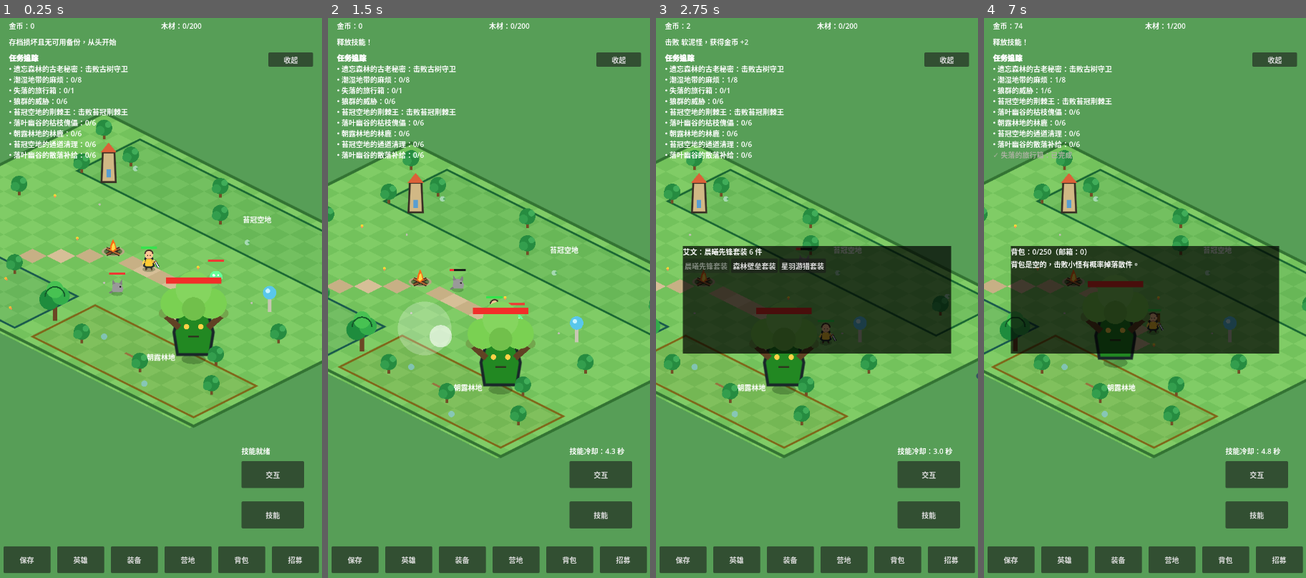
Above: before the commit, frames 1-4 (left to right).
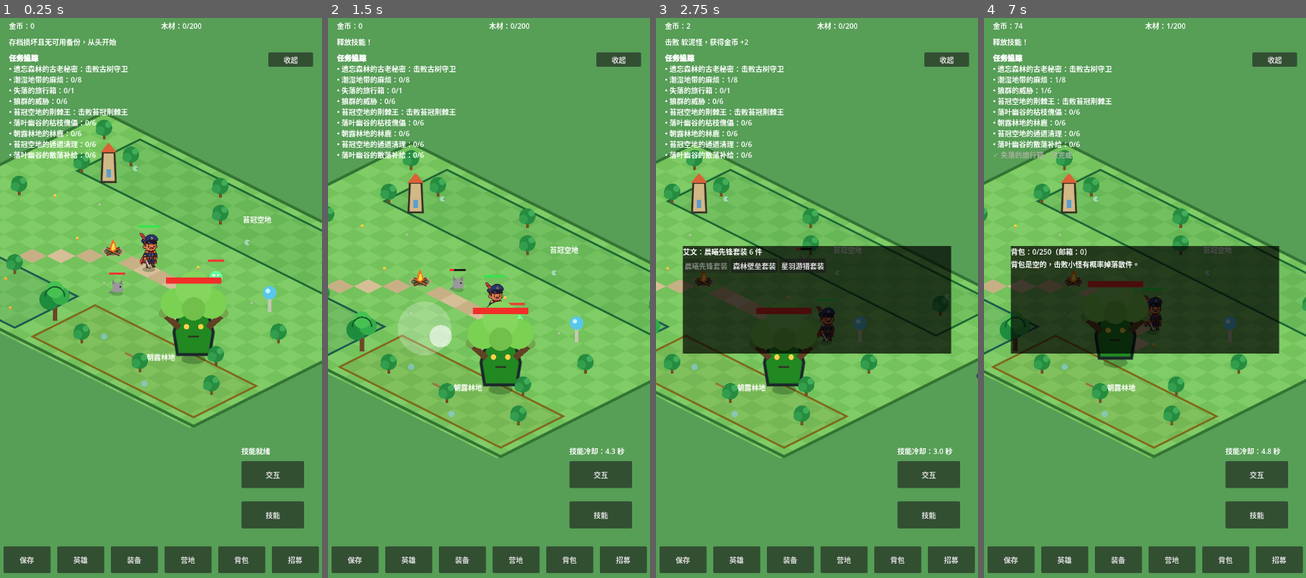
Above: after the commit, the same moments.

Repository: oneyi53/game
Game: Godot game, scene res://scenes/main.tscn
The game is run twice, just before and just after one commit, with the same random seed, the same clock (stepped at 60 frames per second) and the same inputs.
Inputs (mouse positions are in pixels of both pictures, inside the frame that each line leads up to):
- Up to frame 1 (0.25 s): no input
- Up to frame 2 (1.5 s): tap Enter at 0.5 s; move the mouse to (559, 270) at 0.52 s; hold Right (ui_right) 0.53-1.25 s; tap E at 0.6 s; click (559, 270) at 0.67 s; tap Space at 0.77 s; drag from (424, 326) to (598, 410) at 1.27 s
- Up to frame 3 (2.75 s): move the mouse to (849, 174) at 2.02 s; hold Right (ui_right) from 2.03 s (still down); tap Q at 2.1 s
- Up to frame 4 (7 s): release Right (ui_right) at 2.75 s; drag from (1128, 415) to (1048, 214) at 2.77 s; move the mouse to (1241, 387) at 3.52 s; hold Left (ui_left) 3.53-4.25 s; tap B at 3.6 s; tap Space at 3.77, 6.77 s; drag from (1048, 214) to (1222, 410) at 4.27 s; move the mouse to (1161, 298) at 5.02 s; hold Down (ui_down) 5.03-5.75 s; tap E at 5.1 s; click (1161, 298) at 5.17 s; drag from (1096, 158) to (1080, 326) at 5.77 s; move the mouse to (1215, 270) at 6.52 s; hold Up (ui_up) from 6.53 s (still down); tap Q at 6.6 s

The runs differ from the first frame. In frame 1, 0.3% of the frame differs, in the area x 42-50%, y 37-46%; in frame 2, 0.2%; in frame 3, 0.2%; in frame 4, 0.2%.

Commit message:
Integrate Muse hero sprites with foot-anchor rendering

Diff:
--- a/scripts/character/hero.gd
+++ b/scripts/character/hero.gd
@@ -2,6 +2,14 @@
 extends CharacterBody2D
 
 const WorldProjectionScript = preload("res://scripts/core/world_projection.gd")
+const HERO_TEXTURES := {
+    "captain": preload("res://assets/art-v1/sprites/heroes/captain.png"),
+    "archer": preload("res://assets/art-v1/sprites/heroes/archer.png"),
+    "guardian": preload("res://assets/art-v1/sprites/heroes/guardian.png"),
+    "mage": preload("res://assets/art-v1/sprites/heroes/mage.png"),
+    "healer": preload("res://assets/art-v1/sprites/heroes/healer.png"),
+    "assassin": preload("res://assets/art-v1/sprites/heroes/assassin.png")
+}
 
 # One party member. The captain moves with the joystick or keyboard.
 # Followers move toward a fixed offset from the captain and speed up
@@ -248,83 +256,15 @@
     if dead:
         return
     var projection_offset: Vector2 = WorldProjectionScript.world_to_screen(global_position) - global_position
-    # Flattened shadow stays on the projected ground; the character is
-    # drawn upright above the foot anchor to create visible 2.5D height.
+    # Keep the ground shadow projected while the sprite remains upright.
     draw_set_transform(projection_offset, 0.0, Vector2(1.0, 0.42))
     draw_circle(Vector2.ZERO, 14.0, Color(0.05, 0.18, 0.05, 0.28))
     draw_set_transform(projection_offset)
-    # Boots and legs.
-    draw_line(Vector2(-5.0, -5.0), Vector2(-6.0, 0.0), Color(0.22, 0.2, 0.16), 4.0)
-    draw_line(Vector2(5.0, -5.0), Vector2(6.0, 0.0), Color(0.22, 0.2, 0.16), 4.0)
-    draw_line(Vector2(-6.0, 0.0), Vector2(-8.0, 1.0), Color(0.38, 0.25, 0.16), 3.0)
-    draw_line(Vector2(6.0, 0.0), Vector2(8.0, 1.0), Color(0.38, 0.25, 0.16), 3.0)
-    # Role silhouettes: keep the same foot anchor and readable head,
-    # but vary the torso outline and equipment without touching stats.
-    var body_points := PackedVector2Array()
-    match hero_id:
-        "guardian":
-            body_points = PackedVector2Array([Vector2(-12.0, -25.0), Vector2(12.0, -25.0), Vector2(14.0, -8.0), Vector2(8.0, -5.0), Vector2(-8.0, -5.0), Vector2(-14.0, -8.0)])
-        "healer", "mage":
-            body_points = PackedVector2Array([Vector2(-7.0, -27.0), Vector2(7.0, -27.0), Vector2(13.0, -5.0), Vector2(-13.0, -5.0)])
-        "assassin":
-            body_points = PackedVector2Array([Vector2(-6.0, -25.0), Vector2(7.0, -29.0), Vector2(10.0, -8.0), Vector2(3.0, -5.0), Vector2(-9.0, -8.0)])
-        _:
-            body_points = PackedVector2Array([Vector2(-8.0, -25.0), Vector2(8.0, -25.0), Vector2(11.0, -8.0), Vector2(6.0, -5.0), Vector2(-6.0, -5.0), Vector2(-11.0, -8.0)])
-    draw_colored_polygon(body_points, hero_color)
-    var body_outline := PackedVector2Array(body_points)
-    body_outline.append(body_points[0])
-    draw_polyline(body_outline, Color(0.12, 0.16, 0.18), 2.4, true)
-    draw_line(Vector2(-9.0, -21.0), Vector2(-14.0, -12.0), hero_color.lightened(0.15), 4.0)
-    draw_line(Vector2(9.0, -21.0), Vector2(14.0, -12.0), hero_color.lightened(0.15), 4.0)
-    # Head, hair cap and simple readable face.
-    draw_circle(Vector2(0.0, -32.0), 9.0, Color(1.0, 0.78, 0.58))
-    draw_arc(Vector2(0.0, -34.0), 9.0, PI, TAU, 16, Color(0.28, 0.2, 0.16), 3.0)
-    draw_circle(Vector2(-3.0, -31.0), 1.0, Color(0.15, 0.15, 0.15))
-    draw_circle(Vector2(3.0, -31.0), 1.0, Color(0.15, 0.15, 0.15))
-    draw_line(Vector2(-3.0, -25.0), Vector2(3.0, -25.0), Color(0.72, 0.32, 0.28), 1.0)
-    # Small role-specific silhouettes; all marks are visual only.
-    match hero_id:
-        "captain":
-            draw_rect(Rect2(-9.0, -17.0, 18.0, 3.0), Color(1.0, 0.78, 0.2))
-            # Clearly readable short sword and crossguard.
-            draw_line(Vector2(13.0, -20.0), Vector2(22.0, -4.0), Color(0.12, 0.16, 0.18), 5.0)
-            draw_line(Vector2(13.0, -20.0), Vector2(22.0, -4.0), Color(0.92, 0.97, 1.0), 2.5)
-            draw_line(Vector2(10.0, -15.0), Vector2(17.0, -19.0), Color(0.68, 0.43, 0.2), 2.5)
-        "archer":
-            draw_arc(Vector2(16.0, -17.0), 10.0, -1.2, 1.2, 16, Color(0.12, 0.16, 0.18), 4.0)
-            draw_arc(Vector2(16.0, -17.0), 10.0, -1.2, 1.2, 16, Color(0.72, 0.46, 0.2), 2.0)
-            draw_line(Vector2(16.0, -27.0), Vector2(16.0, -7.0), Color(0.95, 0.9, 0.7), 1.2)
-        "guardian":
-            # Broad shield with dark outline and bright center boss.
-            var shield := PackedVector2Array([Vector2(10.0, -27.0), Vector2(22.0, -23.0), Vector2(21.0, -10.0), Vector2(15.0, -5.0), Vector2(9.0, -10.0)])
-            draw_colored_polygon(shield, Color(0.28, 0.62, 0.9))
-            shield.append(shield[0])
-            draw_polyline(shield, Color(0.1, 0.15, 0.2), 2.5, true)
-            draw_circle(Vector2(15.0, -17.0), 3.0, Color(1.0, 0.82, 0.2))
-        "mage":
-            draw_line(Vector2(-15.0, -29.0), Vector2(-15.0, -2.0), Color(0.12, 0.16, 0.18), 5.0)
-            draw_line(Vector2(-15.0, -29.0), Vector2(-15.0, -2.0), Color(0.55, 0.36, 0.2), 2.5)
-            draw_circle(Vector2(-15.0, -31.0), 5.0, Color(0.65, 0.9, 1.0))
-            draw_circle(Vector2(-15.0, -31.0), 2.0, Color.WHITE)
-            draw_colored_polygon(
-                PackedVector2Array([Vector2(-9.0, -39.0), Vector2(0.0, -48.0), Vector2(9.0, -39.0)]),
-                Color(0.42, 0.3, 0.68)
-            )
-        "healer":
-            # Light robe and a tall healing staff.
-            draw_colored_polygon(PackedVector2Array([Vector2(-9.0, -24.0), Vector2(9.0, -24.0), Vector2(13.0, -5.0), Vector2(-13.0, -5.0)]), Color(0.78, 0.94, 0.88))
-            draw_polyline(PackedVector2Array([Vector2(-9.0, -24.0), Vector2(9.0, -24.0), Vector2(13.0, -5.0), Vector2(-13.0, -5.0), Vector2(-9.0, -24.0)]), Color(0.12, 0.16, 0.18), 2.0, true)
-            draw_line(Vector2(-16.0, -34.0), Vector2(-16.0, -2.0), Color(0.12, 0.16, 0.18), 5.0)
-            draw_line(Vector2(-16.0, -34.0), Vector2(-16.0, -2.0), Color(0.66, 0.48, 0.25), 2.5)
-            draw_circle(Vector2(-16.0, -36.0), 5.0, Color(0.55, 0.98, 0.88))
-            draw_circle(Vector2(-16.0, -36.0), 2.0, Color.WHITE)
-        "assassin":
-            draw_colored_polygon(
-                PackedVector2Array([Vector2(-8.0, -25.0), Vector2(0.0, -29.0), Vector2(8.0, -25.0), Vector2(0.0, -21.0)]),
-                Color(0.25, 0.22, 0.32)
-            )
-            draw_line(Vector2(12.0, -14.0), Vector2(21.0, -20.0), Color(1.0, 0.48, 0.3), 2.5)
-    # HP bar remains attached above the character, not to the ground.
-    draw_rect(Rect2(-18.0, -51.0, 36.0, 5.0), Color(0.08, 0.08, 0.08, 0.9))
-    var fill: float = 36.0 * float(hp) / float(max_hp) if max_hp > 0 else 0.0
-    draw_rect(Rect2(-18.0, -51.0, fill, 5.0), Color(0.2, 0.9, 0.3))
+    var hero_texture: Texture2D = HERO_TEXTURES.get(hero_id)
+    if hero_texture != null:
+        # 512px canvas, foot anchor (256, 480), displayed at 96px high.
+        draw_texture_rect(hero_texture, Rect2(-48.0, -90.0, 96.0, 96.0), false)
+    # Health bar sits above the complete sprite silhouette.
+    draw_rect(Rect2(-24.0, -98.0, 48.0, 5.0), Color(0.08, 0.08, 0.08, 0.9))
+    var fill: float = 48.0 * float(hp) / float(max_hp) if max_hp > 0 else 0.0
+    draw_rect(Rect2(-24.0, -98.0, fill, 5.0), Color(0.2, 0.9, 0.3))
